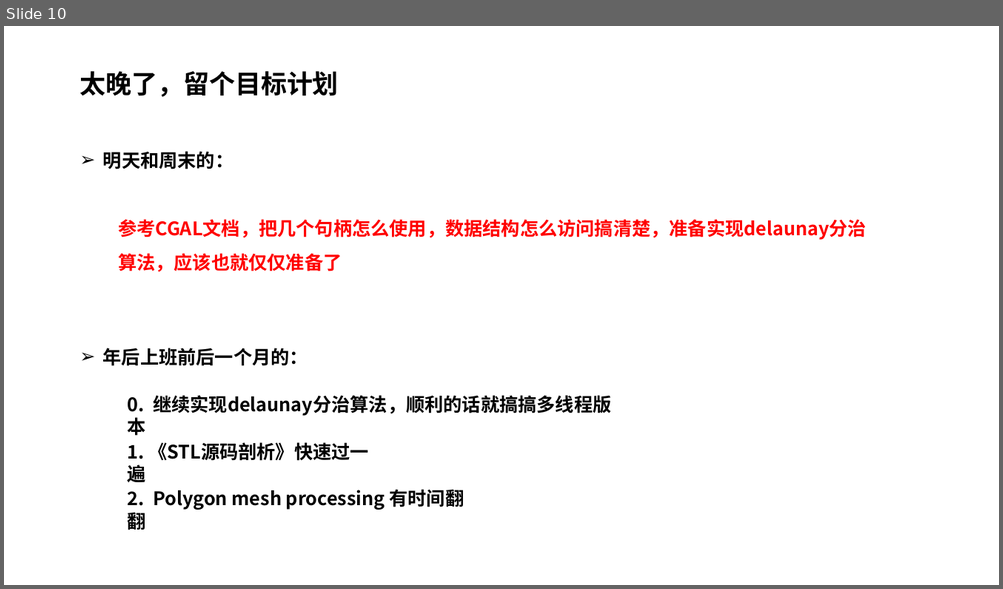
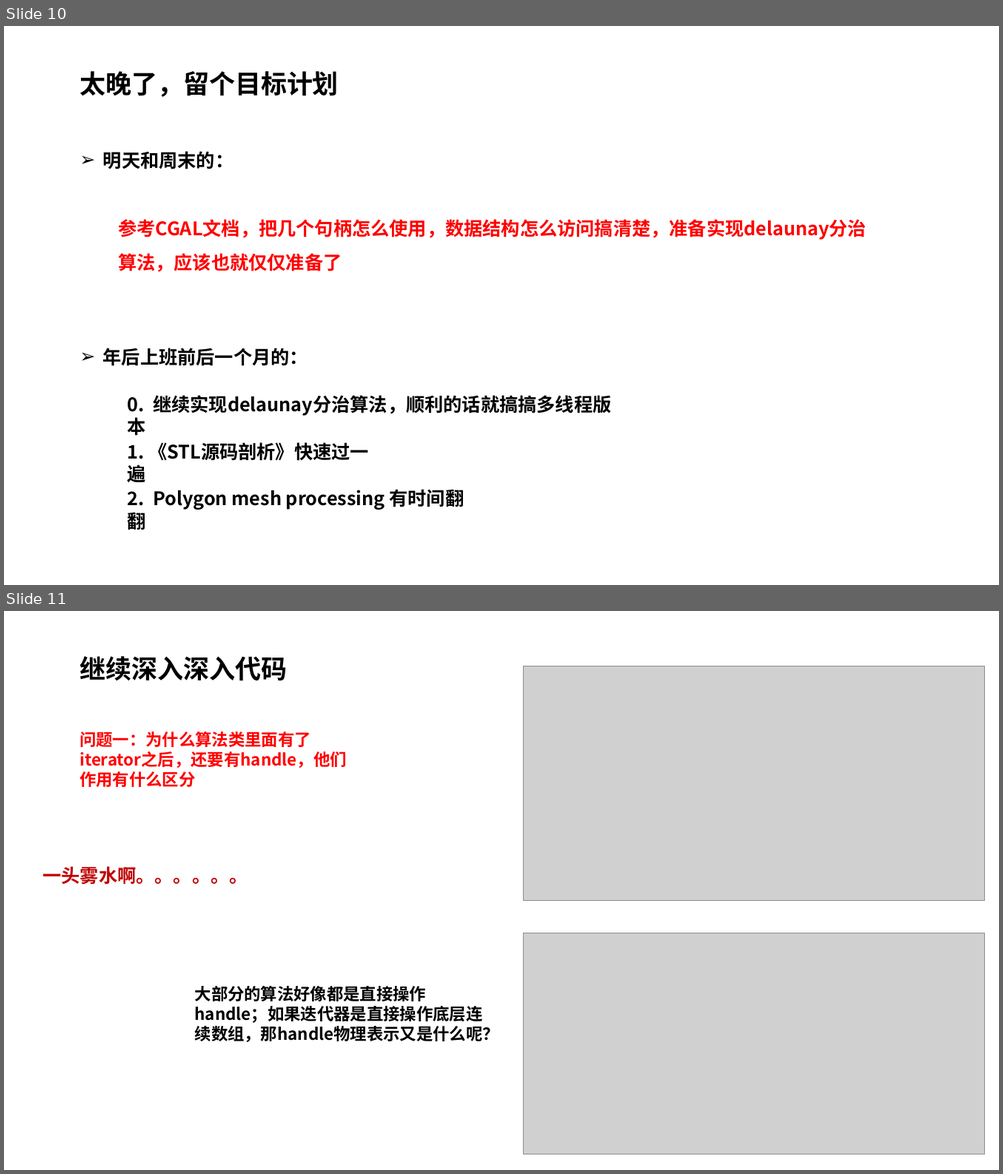
Before and after one commit to pczpcz/GAME102Learning, a slide deck: note/01 geometry algorithm/CGAL.pptx. Shown one above the other, each under a label of ours: slide 10 before the commit, slides 10 and 11 after it. The pictures are 1003x589 and 1003x1174 pixels, drawn with LibreOffice and Linux fonts; fonts in the diff are those of the drawing; grey boxes stand for pictures. Boxes give left, top, right and bottom in pixels: in the first picture for what was removed or moved away, otherwise in the second. Text is boxed around its words. In the diff, an @@ line names an element or a change of style, - is before the commit and + after.

```diff
--- a/note/01 geometry algorithm/CGAL.pptx
+++ b/note/01 geometry algorithm/CGAL.pptx
@@ slide 11 added at [4,611,999,1170], background #FFFFFF @@
@@ title added at [79,656,287,681], 25 pt, text #000000, bold @@
+继续深入深入代码
@@ picture added at [523,667,985,901] @@
@@ text added at [79,732,347,787], 16 pt, text #FF0000, bold @@
+问题一：为什么算法类里面有了iterator之后，还要有handle，他们作用有什么区分
@@ text added at [43,866,248,885], 18 pt, text #C00000, bold @@
+一头雾水啊。。。。。。
@@ picture added at [523,934,985,1155] @@
@@ text added at [195,986,499,1042], 16 pt, text #000000, bold @@
+大部分的算法好像都是直接操作handle；如果迭代器是直接操作底层连续数组，那handle物理表示又是什么呢？
```
Also in this commit, not shown: 1 other slide added, 4 other files.
